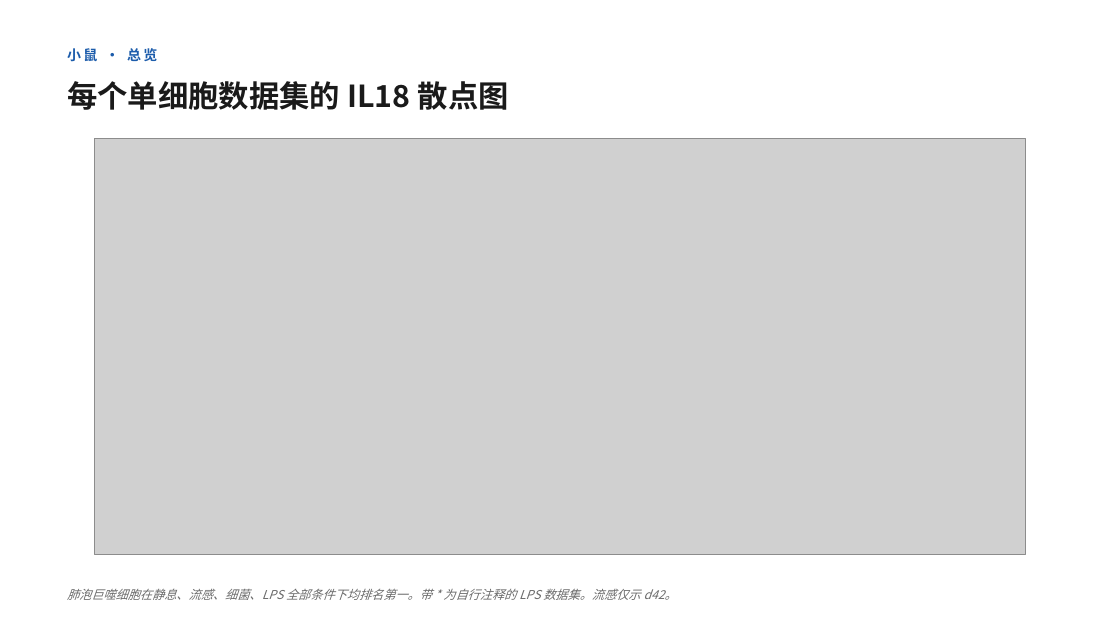
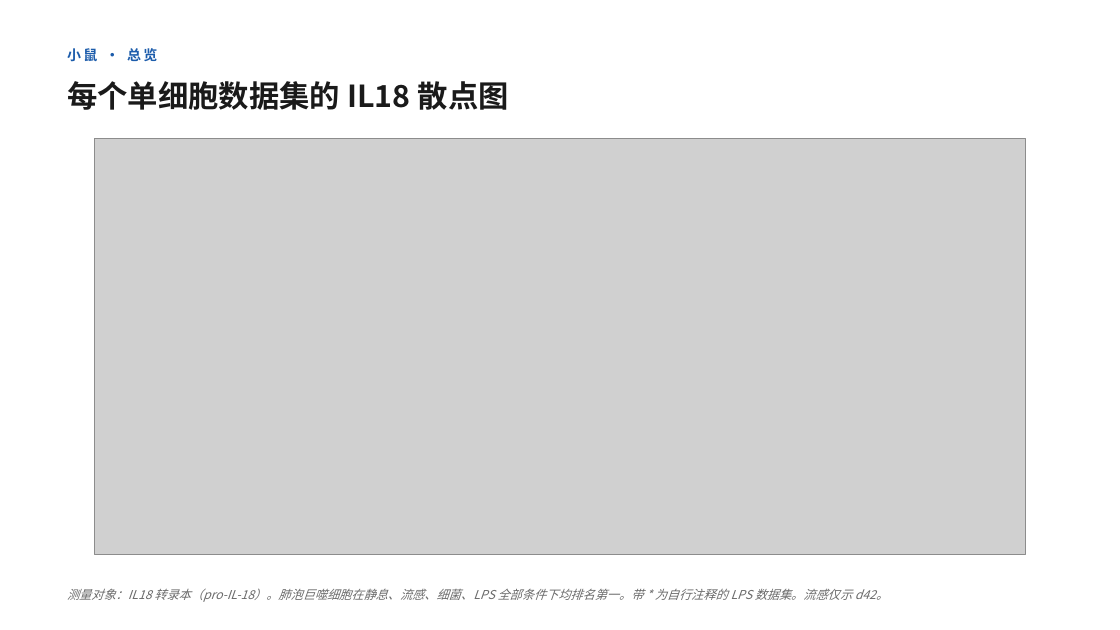
Before and after one commit to 7c96bzczcj-prog/aaa, a slide deck: slide 5 of il18_lung/IL18_lung_celltype.pptx. Drawn at 1120x630 pixels with LibreOffice and Linux fonts; fonts in the diff are those of the drawing; grey boxes stand for pictures. Boxes give left, top, right and bottom in pixels: in the first picture for what was removed or moved away, otherwise in the second. Text is boxed around its words. In the diff, an @@ line names an element or a change of style, - is before the commit and + after.

```diff
--- a/il18_lung/IL18_lung_celltype.pptx
+++ b/il18_lung/IL18_lung_celltype.pptx
@@ text at bbox=[67, 588, 888, 602]: text changed @@
-肺泡巨噬细胞在静息、流感、细菌、LPS 全部条件下均排名第一。带 * 为自行注释的 LPS 数据集。流感仅示 d42。
+测量对象：IL18 转录本（pro-IL-18）。肺泡巨噬细胞在静息、流感、细菌、LPS 全部条件下均排名第一。带 * 为自行注释的 LPS 数据集。流感仅示 d42。
```
Also in this commit, not shown: 1 other slide changed, 28 other files.
